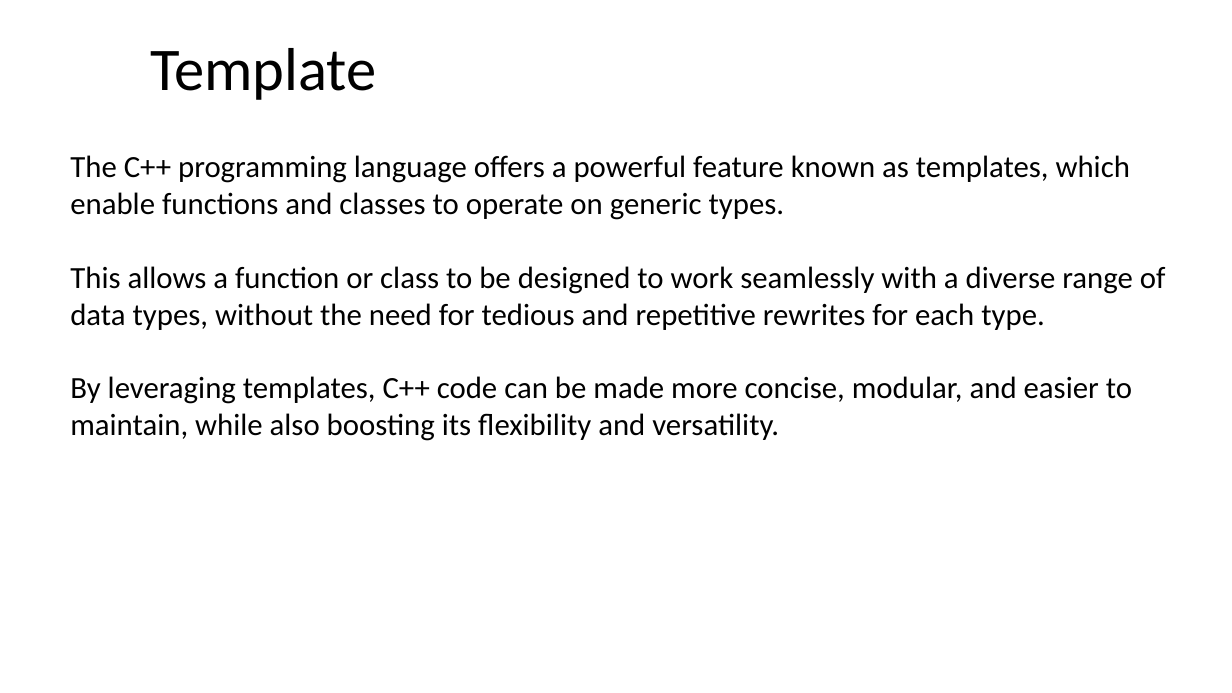
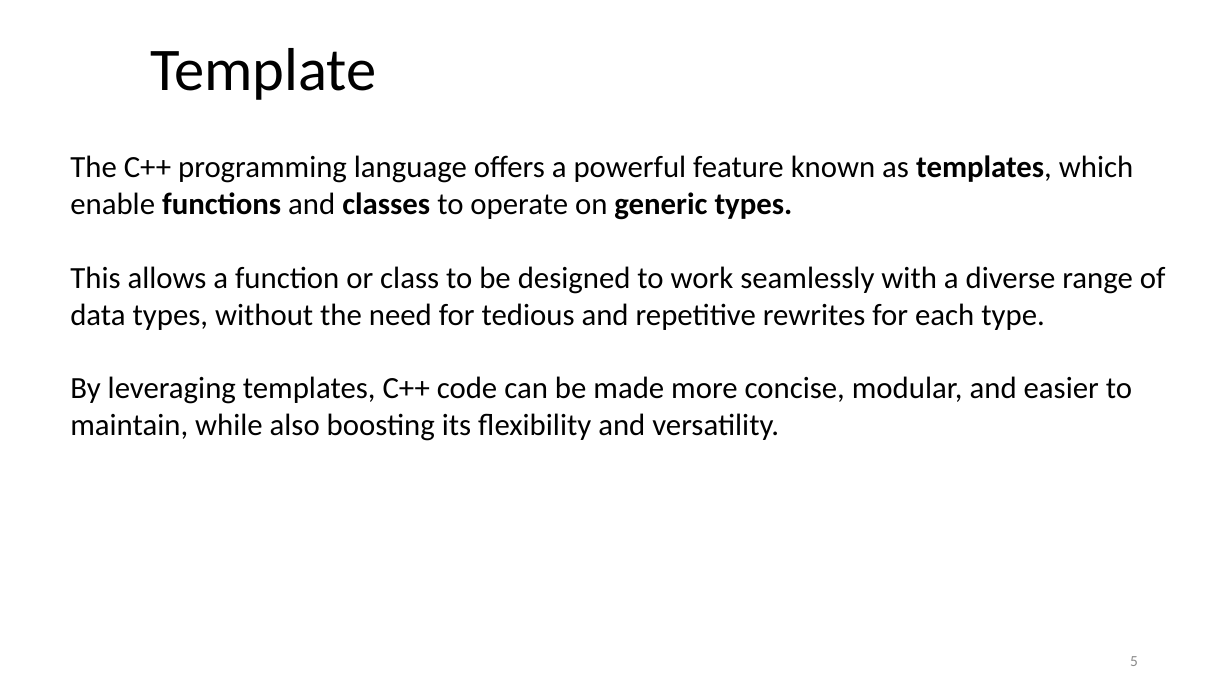
Before and after one commit to ShiqiYu/CPP, a slide deck: slide 5 of week13/Lab13.pptx. Drawn at 1232x693 pixels with LibreOffice and Linux fonts; fonts in the diff are those of the drawing; background and template pictures are left out. Boxes give left, top, right and bottom in pixels: in the first picture for what was removed or moved away, otherwise in the second. Text is boxed around its words. In the diff, an @@ line names an element or a change of style, - is before the commit and + after.

```diff
--- a/week13/Lab13.pptx
+++ b/week13/Lab13.pptx
@@ text at (x1=70, y1=155, x2=1133, y2=220): bold on in "templates, functions classes generic types." @@
@@ page number added at (x1=1130, y1=656, x2=1138, y2=666), 12 pt, text #8C8C8C @@
+5
```
Also in this commit, not shown: 20 other slides changed, 1 slide removed, 3 other files.
